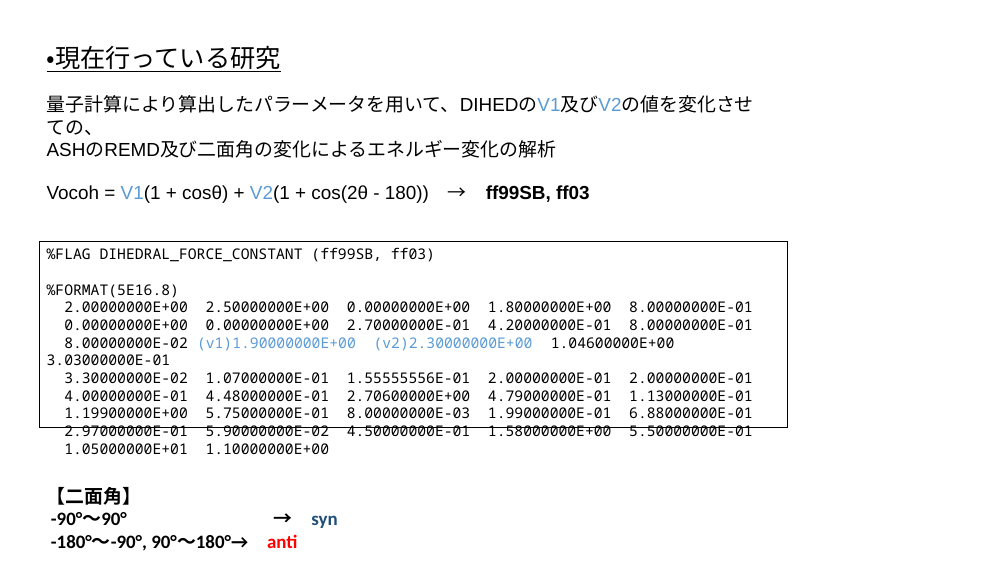
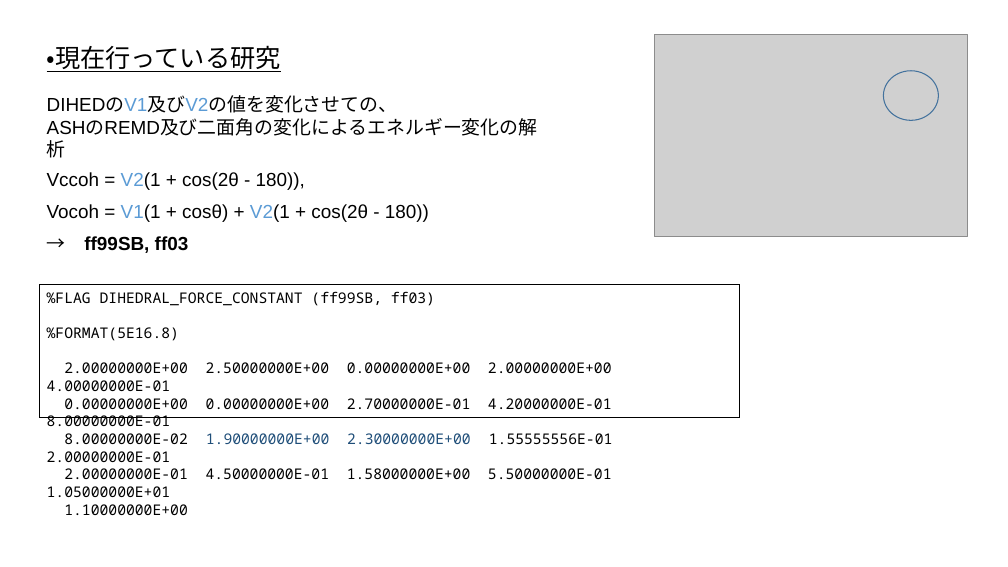
Before and after one commit to Onadius/Python_Labo, a slide deck: slide 2 of lab/SOTSURON/all_data/miyawaki_shintyoku_final_lab.pptx (slide 3 before the commit). Drawn at 1008x567 pixels with LibreOffice and Linux fonts; fonts in the diff are those of the drawing; grey boxes stand for pictures. Boxes give left, top, right and bottom in pixels: in the first picture for what was removed or moved away, otherwise in the second. Text is boxed around its words. In the diff, an @@ line names an element or a change of style, - is before the commit and + after.

Commit message:
ff99SBにてシミュレーション及びデータの収集

```diff
--- a/lab/SOTSURON/all_data/miyawaki_shintyoku_final_lab.pptx
+++ b/lab/SOTSURON/all_data/miyawaki_shintyoku_final_lab.pptx
@@ picture added at [655, 35, 968, 237] @@
@@ ellipse added at [884, 71, 939, 121], outline #43739E 1 pt @@
@@ text at [47, 96, 398, 113]: text changed @@
-量子計算により算出したパラーメータを用いて、DIHEDのV1及びV2の値を変化させての、
+DIHEDのV1及びV2の値を変化させての、
@@ text at [47, 172, 429, 253]: text changed @@
-Vocoh = V1(1 + cosθ) + V2(1 + cos(2θ - 180)) → ff99SB, ff03
+Vccoh = V2(1 + cos(2θ - 180)),
+Vocoh = V1(1 + cosθ) + V2(1 + cos(2θ - 180))
+→ ff99SB, ff03
@@ rectangle "%FLAG DIHEDRAL_FORCE_CONSTANT (ff99SB, ff03)": place and size @@
-rectangle "%FLAG DIHEDRAL_FORCE_CONSTANT (ff99SB, ff03)" at [39, 241, 788, 427]
+rectangle "%FLAG DIHEDRAL_FORCE_CONSTANT (ff99SB, ff03)" at [39, 285, 740, 417]
@@ text in rectangle at [64, 362, 612, 373]: text changed @@
-2.00000000E+00 2.50000000E+00 0.00000000E+00 1.80000000E+00 8.00000000E-01
+2.00000000E+00 2.50000000E+00 0.00000000E+00 2.00000000E+00 4.00000000E-01
@@ text in rectangle at [206, 433, 613, 479]: text changed @@
-8.00000000E-02 (v1)1.90000000E+00 (v2)2.30000000E+00 1.04600000E+00 3.03000000E-01
-3.30000000E-02 1.07000000E-01 1.55555556E-01 2.00000000E-01 2.00000000E-01
-4.00000000E-01 4.48000000E-01 2.70600000E+00 4.79000000E-01 1.13000000E-01
-1.19900000E+00 5.75000000E-01 8.00000000E-03 1.99000000E-01 6.88000000E-01
-2.97000000E-01 5.90000000E-02 4.50000000E-01 1.58000000E+00 5.50000000E-01
-1.05000000E+01 1.10000000E+00
+8.00000000E-02 1.90000000E+00 2.30000000E+00 1.55555556E-01 2.00000000E-01
+2.00000000E-01 4.50000000E-01 1.58000000E+00 5.50000000E-01 1.05000000E+01
+1.10000000E+00
@@ text removed at [47, 487, 297, 551] @@
-【二面角】
--90°～90° → syn
--180°～-90°, 90°～180°→ anti
```
Also in this commit, not shown: 9 other slides changed, 14 slides added, 1 slide removed, 13 other files.
